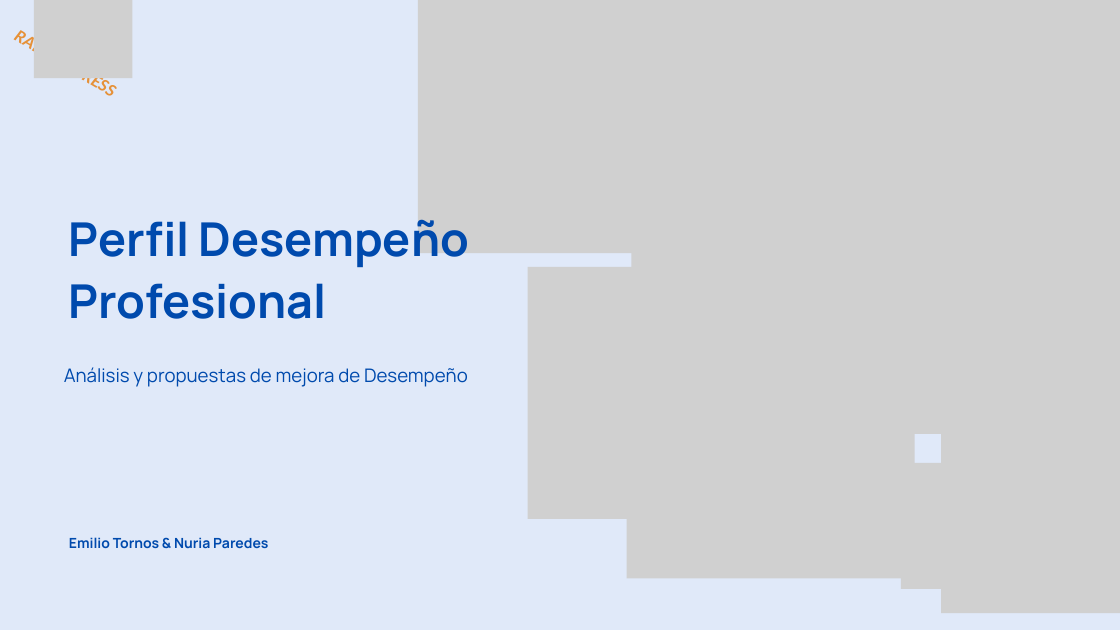
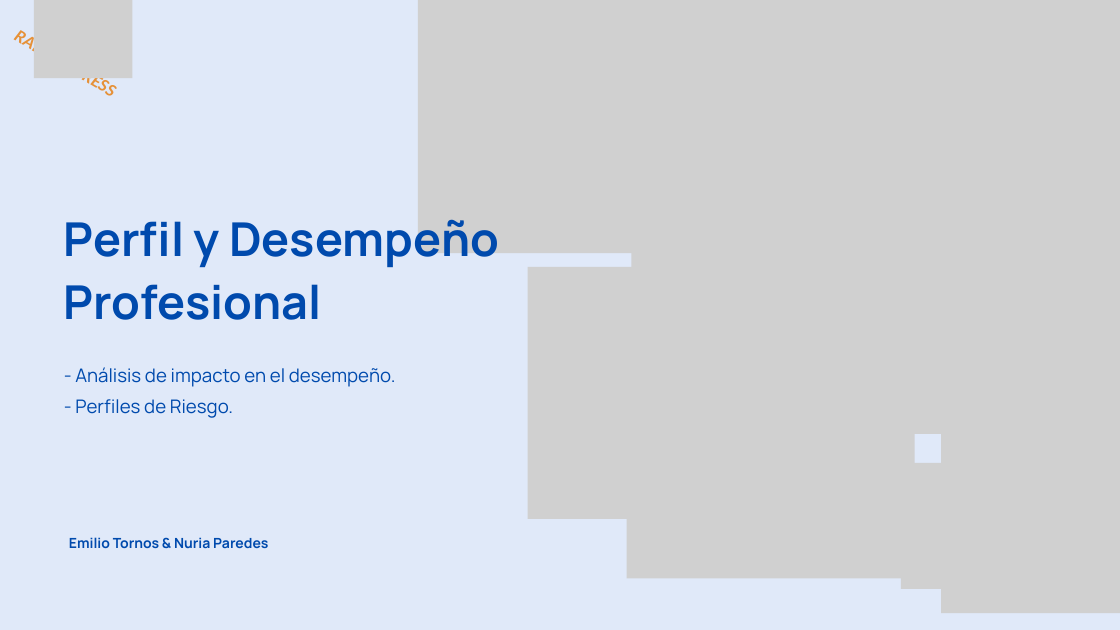
Before and after one commit to ITACADEMYprojectes/ProjecteData, a slide deck: slide 2 of Equip_28/Results/Analisis_PAP_and_ABL_RapidExpres_2026_04_05.pptx. Drawn at 1120x630 pixels with LibreOffice and Linux fonts; fonts in the diff are those of the drawing; grey boxes stand for pictures. Boxes give left, top, right and bottom in pixels: in the first picture for what was removed or moved away, otherwise in the second. Text is boxed around its words. In the diff, an @@ line names an element or a change of style, - is before the commit and + after.

```diff
--- a/Equip_28/Results/Analisis_PAP_and_ABL_RapidExpres_2026_04_05.pptx
+++ b/Equip_28/Results/Analisis_PAP_and_ABL_RapidExpres_2026_04_05.pptx
@@ text at <box>64,213,499,320</box>: text changed @@
-Perfil Desempeño Profesional
+Perfil y Desempeño Profesional
@@ text at <box>75,367,396,418</box>: text changed @@
-Análisis y propuestas de mejora de Desempeño
+- Análisis de impacto en el desempeño.
+- Perfiles de Riesgo.
```
Also in this commit, not shown: 3 other slides changed, 14 slides added, 3 slides removed, 2 other files.
